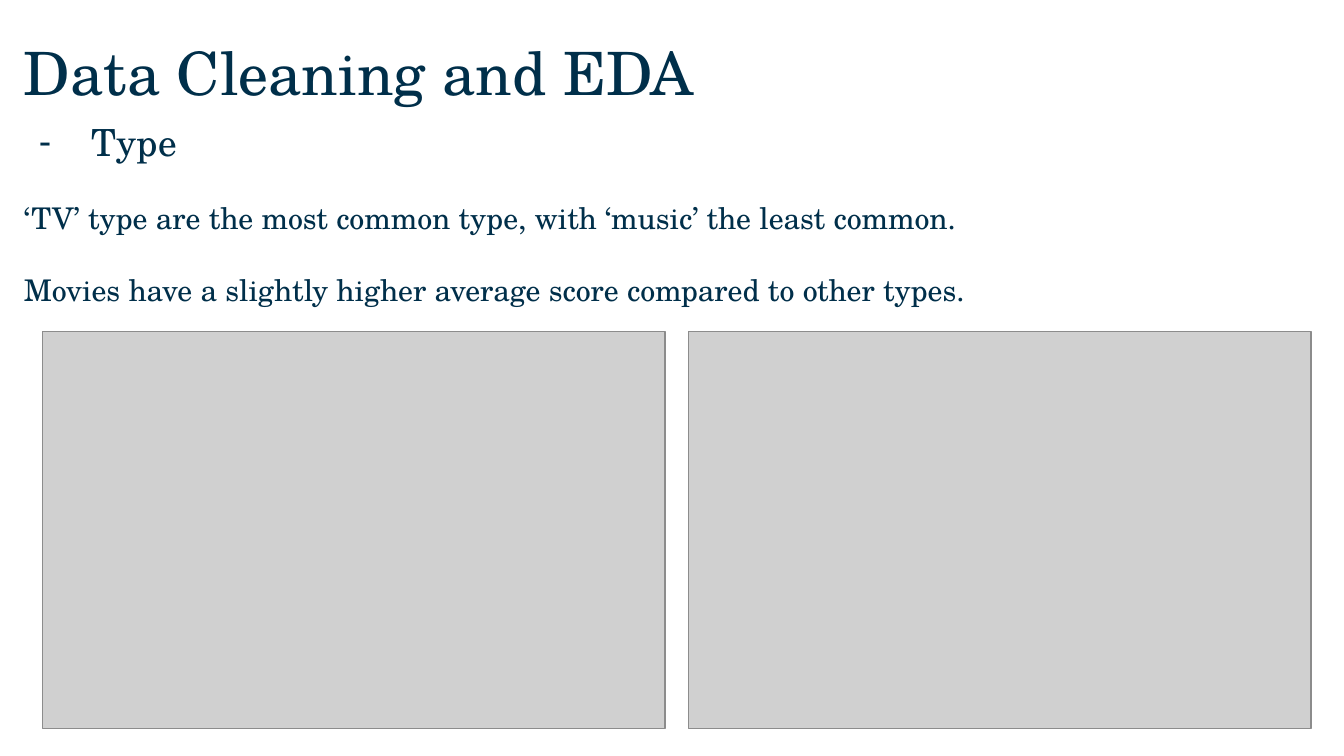
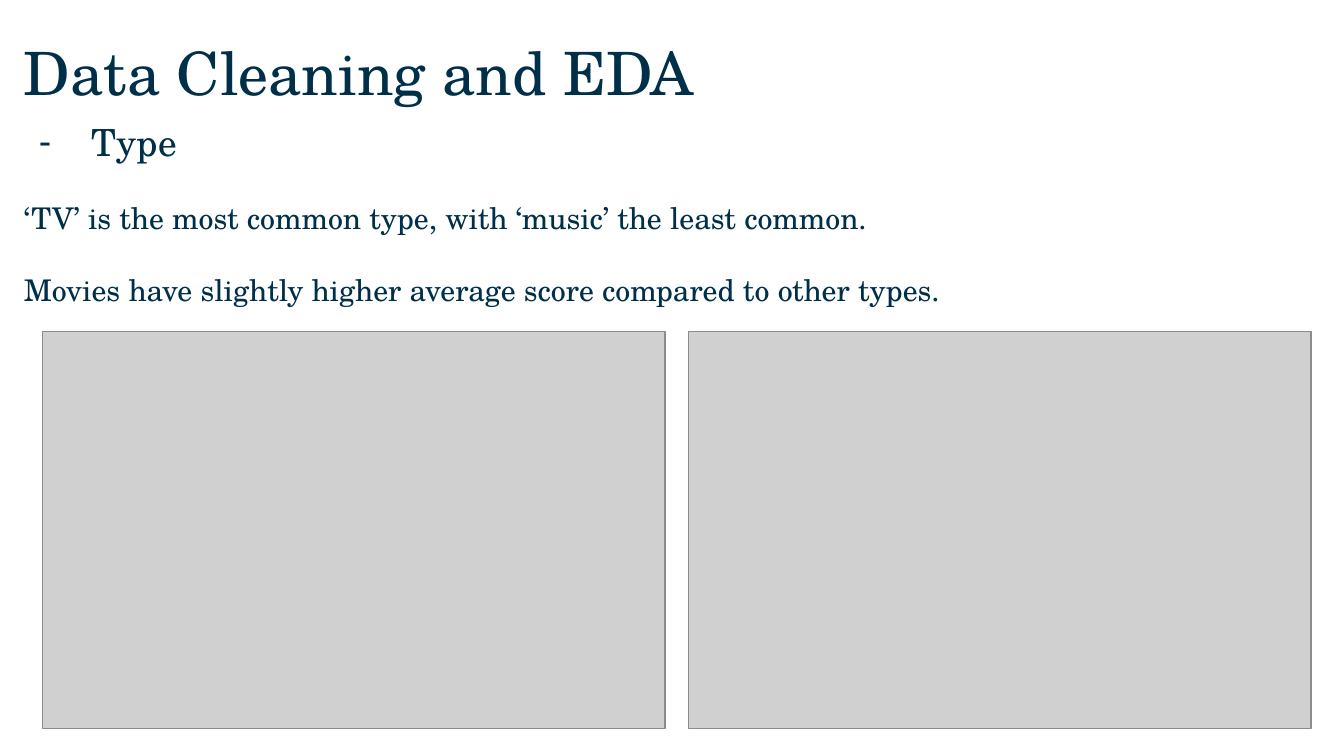
Before and after one commit to zctham/GA_projects, a slide deck: slide 12 of Capstone_Project/presentation/Capstone presentation.pptx (slide 10 before the commit). Drawn at 1344x756 pixels with LibreOffice and Linux fonts; fonts in the diff are those of the drawing; grey boxes stand for pictures; background and template pictures are left out. Boxes give left, top, right and bottom in pixels: in the first picture for what was removed or moved away, otherwise in the second. Text is boxed around its words. In the diff, an @@ line names an element or a change of style, - is before the commit and + after.

```diff
--- a/Capstone_Project/presentation/Capstone presentation.pptx
+++ b/Capstone_Project/presentation/Capstone presentation.pptx
@@ text at (x1=24, y1=207, x2=940, y2=307): text changed @@
-‘TV’ type are the most common type, with ‘music’ the least common.
-Movies have a slightly higher average score compared to other types.
+‘TV’ is the most common type, with ‘music’ the least common.
+Movies have slightly higher average score compared to other types.
```
Also in this commit, not shown: 9 other slides changed, 2 slides added, 1 other file.
